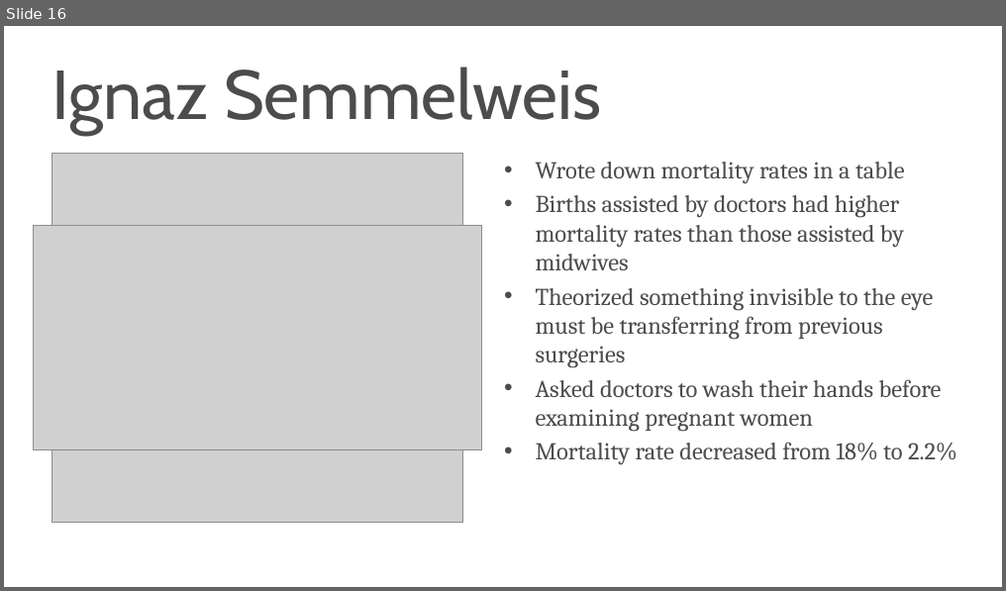
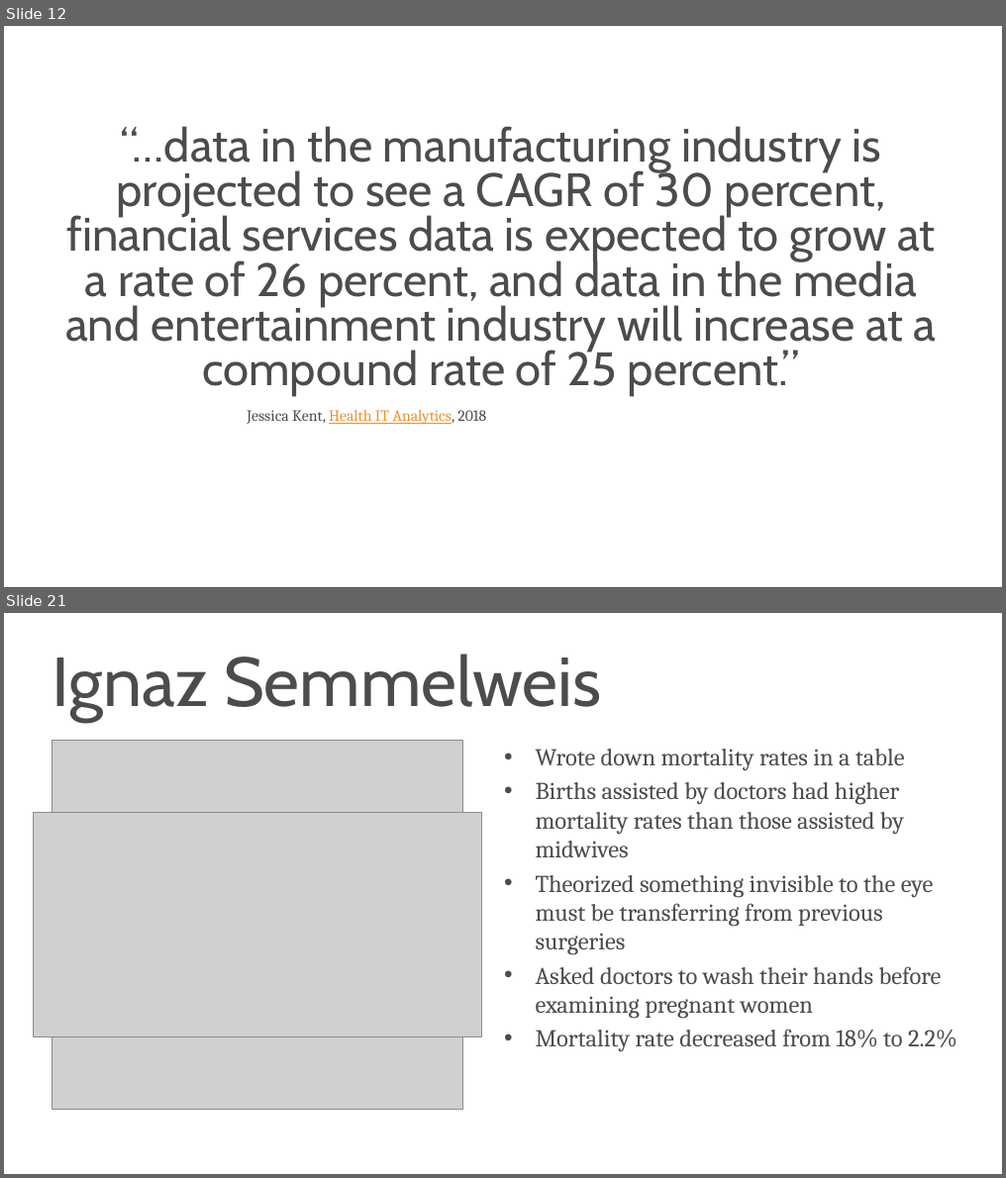
Before and after one commit to s-kyle-reed/data-lecture, a slide deck: lecture.pptx. Shown one above the other, each under a label of ours: slide 16 before the commit, slides 12 and 21 after it; the slides between them are not shown. The pictures are 1006x591 and 1006x1178 pixels, drawn with LibreOffice and Linux fonts; fonts in the diff are those of the drawing; grey boxes stand for pictures; background and template pictures are left out. Boxes give left, top, right and bottom in pixels: in the first picture for what was removed or moved away, otherwise in the second. Text is boxed around its words. In the diff, an @@ line names an element or a change of style, - is before the commit and + after.

```diff
--- a/lecture.pptx
+++ b/lecture.pptx
@@ slide 12 added at (x1=4, y1=26, x2=1002, y2=587), background #FFFFFF @@
@@ title added at (x1=65, y1=126, x2=937, y2=396), 54 pt, text #4C4C4C @@
+“…data in the manufacturing industry is projected to see a CAGR of 30 percent, financial services data is expected to grow at a rate of 26 percent, and data in the media and entertainment industry will increase at a compound rate of 25 percent.”
@@ text added at (x1=247, y1=410, x2=486, y2=425), 18 pt, text #4C4C4C @@
+Jessica Kent, Health IT Analytics, 2018
@@ what was slide 16 is now slide 21 @@
```
Also in this commit, not shown: 3 slides changed, 10 other slides added, 2 slides removed, 16 other files.
